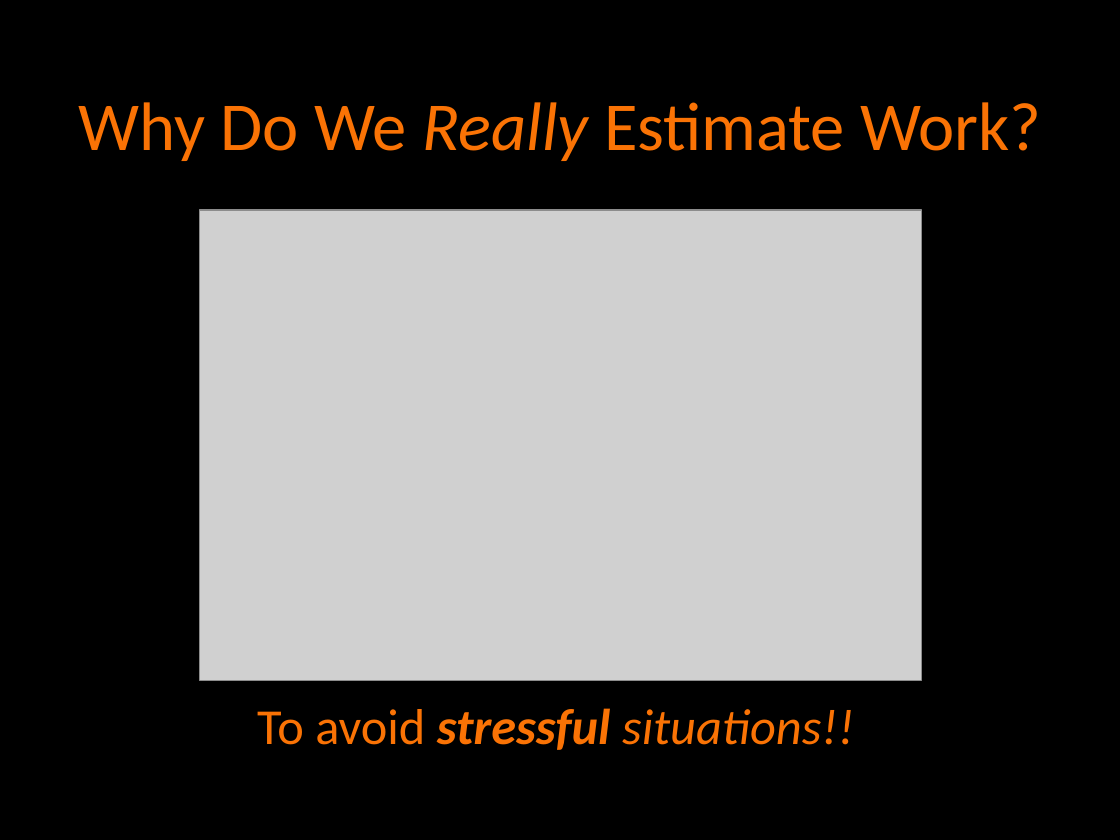
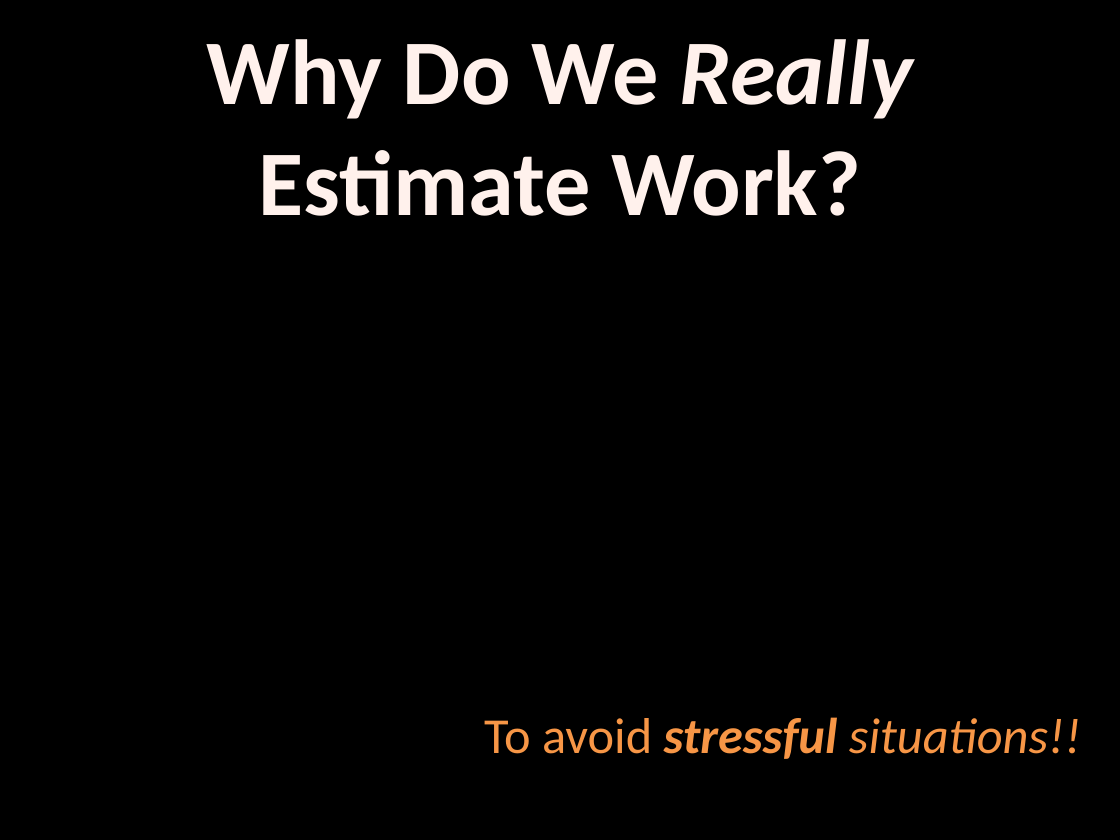
Before and after one commit to agilefire/November2010, a slide deck: slide 5 of Agile Firestarter Winter 2011 Agile Estimation.pptx (slide 4 before the commit). Drawn at 1120x840 pixels with LibreOffice and Linux fonts; fonts in the diff are those of the drawing; grey boxes stand for pictures; background and template pictures are left out. Boxes give left, top, right and bottom in pixels: in the first picture for what was removed or moved away, otherwise in the second. Text is boxed around its words. In the diff, an @@ line names an element or a change of style, - is before the commit and + after.

Commit message:
Updated Estimation slides with images

```diff
--- a/Agile Firestarter Winter 2011 Agile Estimation.pptx
+++ b/Agile Firestarter Winter 2011 Agile Estimation.pptx
@@ title "Why Do We Really Estimate ..." at bbox=[207, 39, 913, 216]: size 49 to 66 pt, text colour #FA7305 to #FFF2ED, letter outline none to #EB6A00 2.48 pt, bold on @@
@@ picture removed at bbox=[200, 210, 921, 680] @@
@@ text "To avoid stressful situations!!": place and size @@
-text "To avoid stressful situations!!" at bbox=[257, 708, 854, 750]
+text "To avoid stressful situations!!" at bbox=[484, 717, 1081, 759]
@@ text "To avoid stressful situations!!" at bbox=[484, 717, 1081, 759]: text colour #FA7305 to #F79646, letter outline none to #E46C0A 0.75 pt @@
```
Also in this commit, not shown: 1 other slide changed, 3 slides added.
